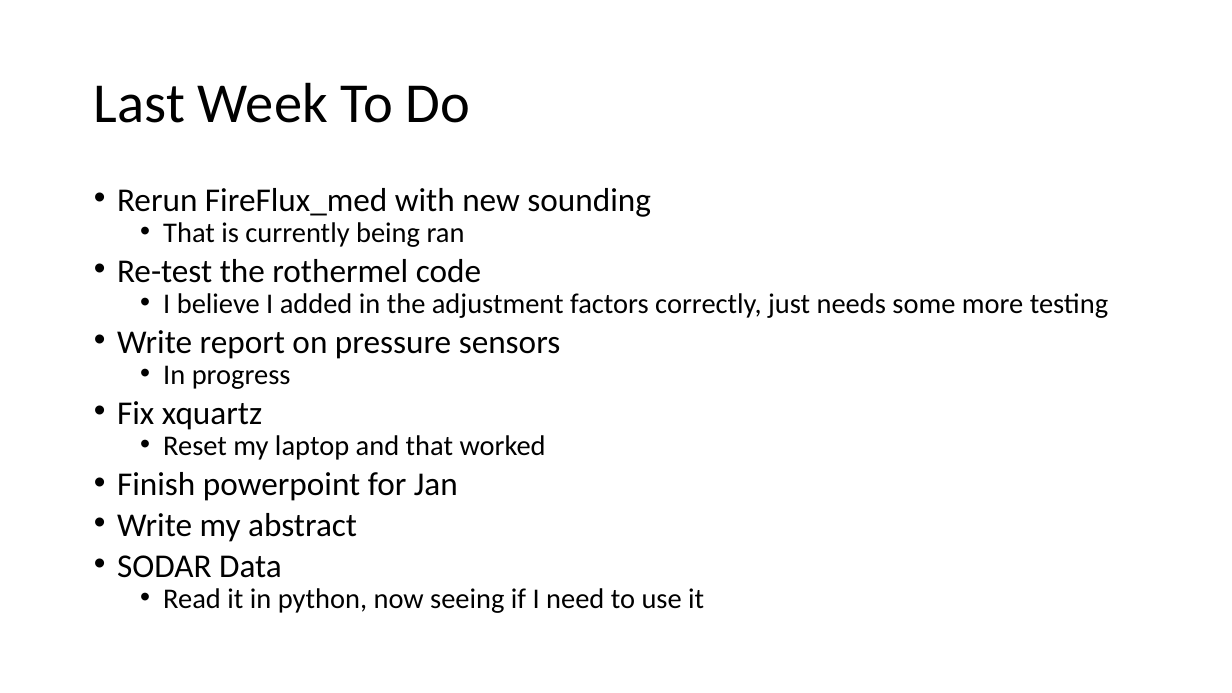
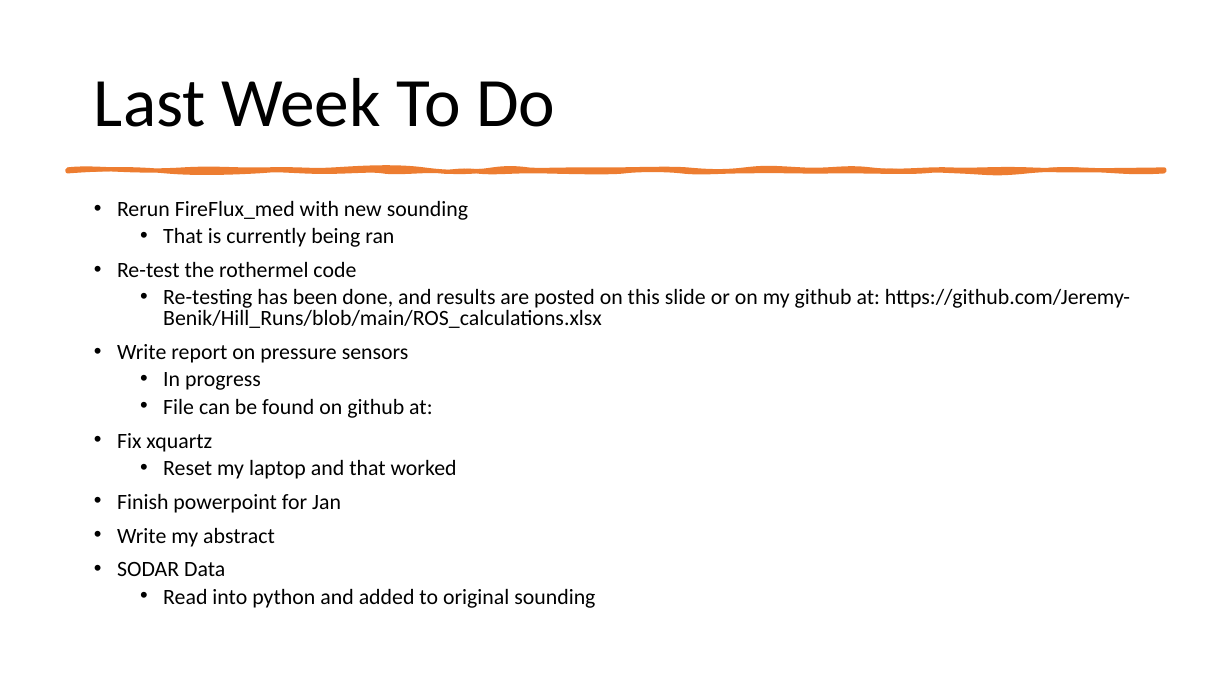
Before and after one commit to Jeremy-Benik/Meeting_Notes, a slide deck: slide 2 of 08192022_Presentation.pptx. Drawn at 1232x693 pixels with LibreOffice and Linux fonts; fonts in the diff are those of the drawing. Boxes give left, top, right and bottom in pixels: in the first picture for what was removed or moved away, otherwise in the second. Text is boxed around its words. In the diff, an @@ line names an element or a change of style, - is before the commit and + after.

Commit message:
New powerpoint

```diff
--- a/08192022_Presentation.pptx
+++ b/08192022_Presentation.pptx
@@ title "Last Week To Do" at <box>94,78,555,127</box>: size 44 to 54 pt @@
@@ freeform shape added at <box>67,169,1165,171</box>, fill #ED7D31, outline #ED7D31 3.25 pt @@
@@ text "Rerun FireFlux_med with new sounding": place and size @@
-text "Rerun FireFlux_med with new sounding" at <box>117,188,1108,613</box>
+text "Rerun FireFlux_med with new sounding" at <box>117,201,1130,608</box>
@@ text at <box>117,201,468,576</box>: size 25.9 to 17 pt in "Rerun FireFlux_med with new sounding", "Re-test the rothermel code", "Write report on pressure sensors", "Fix xquartz" and 3 more places; size 22.2 to 17 pt in "That is currently being ran", "In progress", "Reset my laptop and that worked"; line spacing 0.7 to 0.8 @@
@@ text at <box>163,289,1130,328</box>: text changed; size 22.2 to 17 pt @@
-  • I believe I added in the adjustment factors correctly, just needs some more testing
+  • Re-testing has been done, and results are posted on this slide or on my github at: https://github.com/Jeremy-Benik/Hill_Runs/blob/main/ROS_calculations.xlsx
@@ text at <box>163,399,432,418</box>: paragraph added @@
+  • File can be found on github at:
@@ text at <box>163,589,595,608</box>: text changed; size 22.2 to 17 pt @@
-  • Read it in python, now seeing if I need to use it
+  • Read into python and added to original sounding
```
Also in this commit, not shown: 2 other slides changed, 2 slides added.
